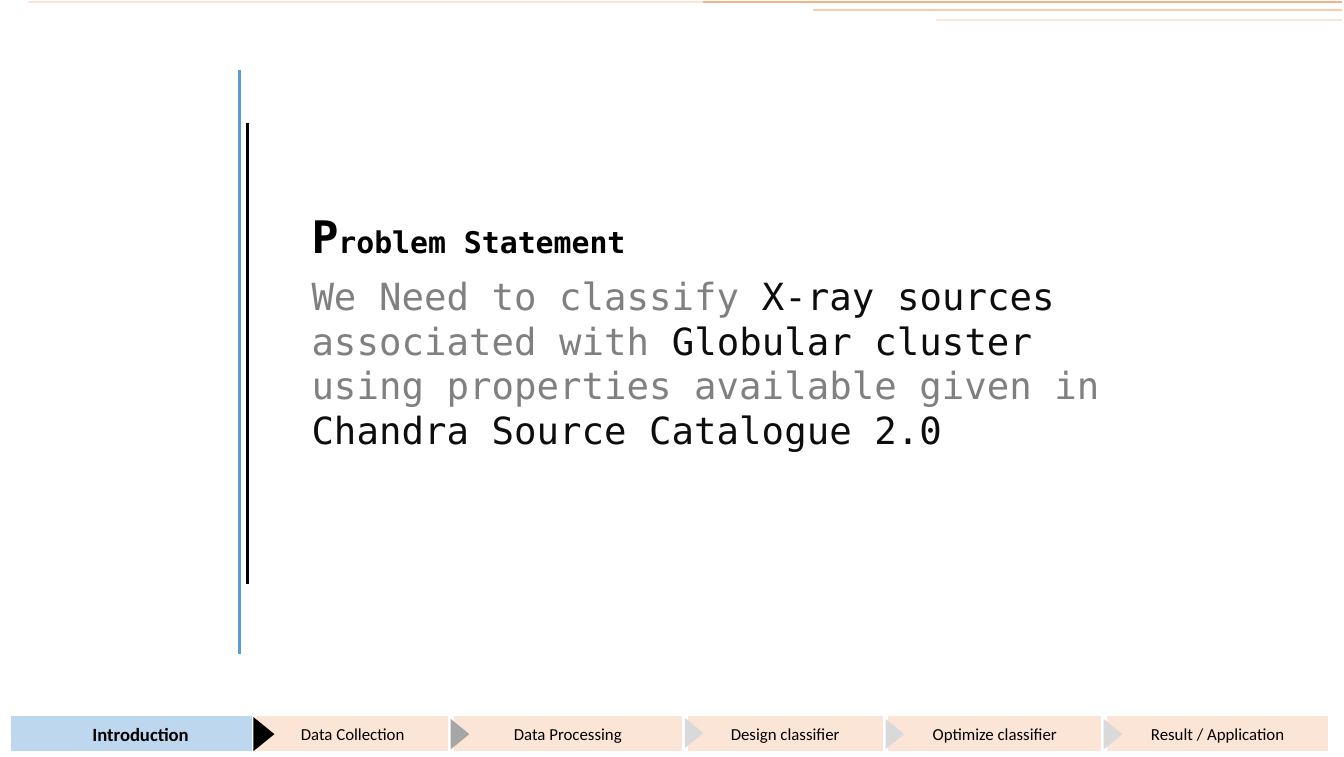
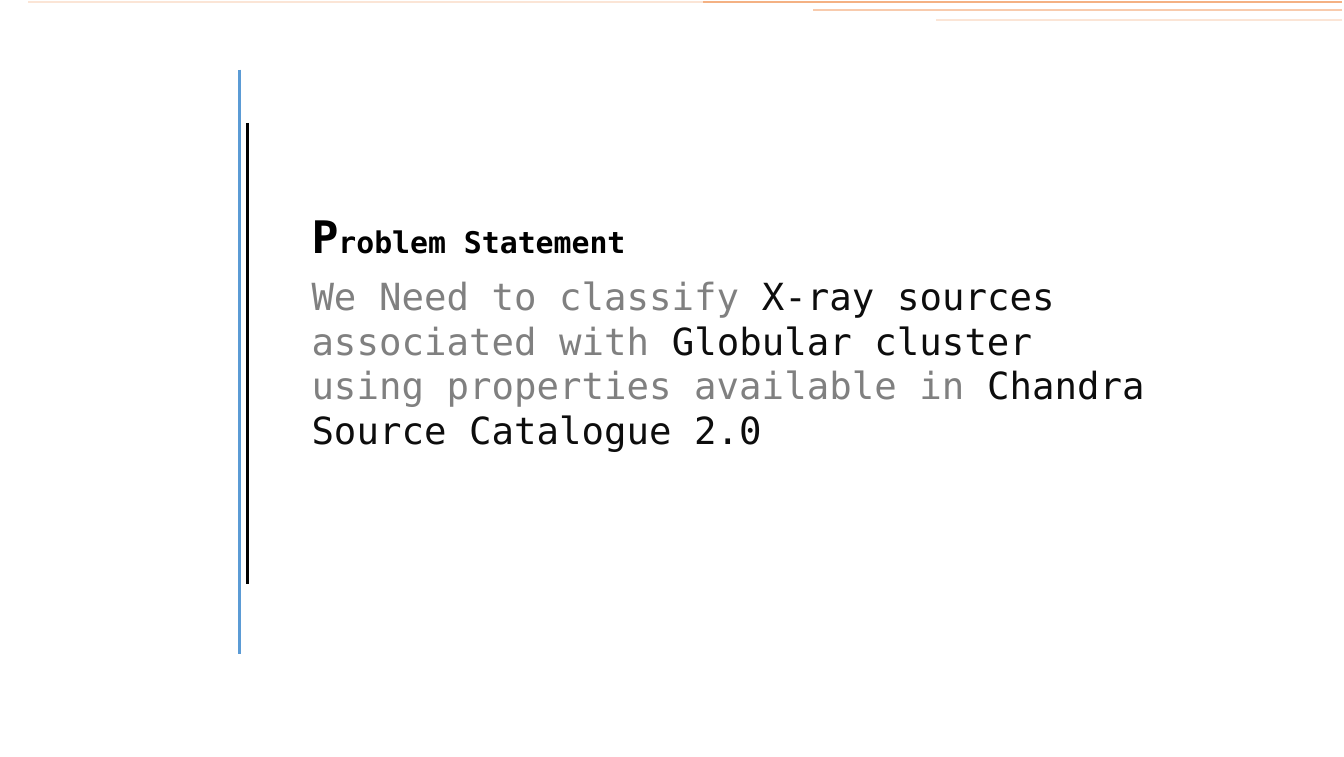
Before and after one commit to KumaranShivam5/gemini, a slide deck: slide 2 of presentation/end_sem_dec_2021/ppt_draft_backup.pptx. Drawn at 1344x757 pixels with LibreOffice and Linux fonts; fonts in the diff are those of the drawing. Boxes give left, top, right and bottom in pixels: in the first picture for what was removed or moved away, otherwise in the second. Text is boxed around its words. In the diff, an @@ line names an element or a change of style, - is before the commit and + after.

```diff
--- a/presentation/end_sem_dec_2021/ppt_draft_backup.pptx
+++ b/presentation/end_sem_dec_2021/ppt_draft_backup.pptx
@@ title at [312, 281, 1145, 452]: text changed @@
-We Need to classify X-ray sources associated with Globular cluster using properties available given in Chandra Source Catalogue 2.0
+We Need to classify X-ray sources associated with Globular cluster using properties available in Chandra Source Catalogue 2.0
@@ rectangle removed at [8, 712, 273, 753] @@
-Introduction
@@ rectangle removed at [254, 712, 450, 753] @@
-Data Collection
@@ triangle removed at [255, 718, 274, 749] @@
@@ rectangle removed at [450, 712, 684, 753] @@
-Data Processing
@@ triangle removed at [451, 718, 470, 749] @@
@@ rectangle removed at [685, 712, 886, 753] @@
-Design classifier
@@ triangle removed at [685, 717, 704, 748] @@
@@ rectangle removed at [886, 712, 1103, 753] @@
-Optimize classifier
@@ triangle removed at [886, 718, 905, 749] @@
@@ rectangle removed at [1103, 712, 1331, 753] @@
-Result / Application
@@ triangle removed at [1104, 718, 1123, 749] @@
```
Also in this commit, not shown: 53 other slides changed, 9 slides added, 1 slide removed, 15 other files.
